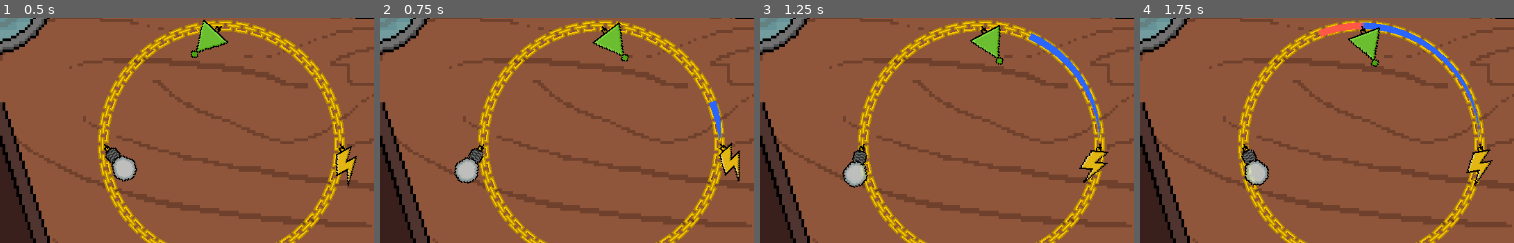
Above: before the commit, frames 1-4 (left to right).
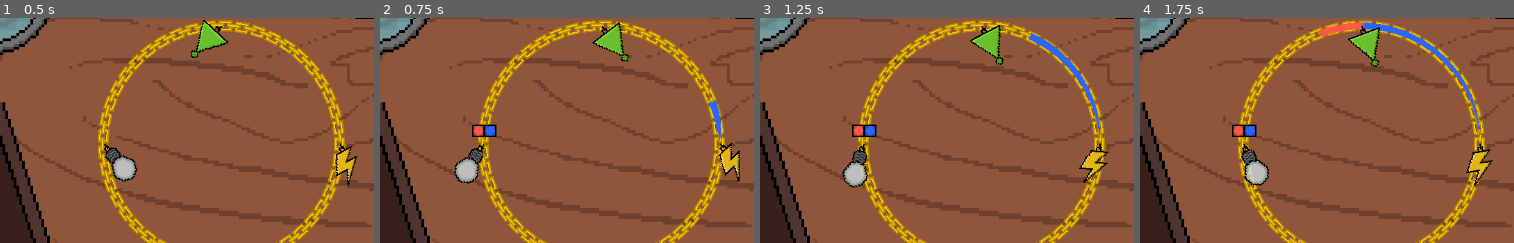
Above: after the commit, the same moments.

Repository: triangle-int/logi-charm
Game: Godot game, scene res://scenes/game.tscn
Same seed, same stepped clock (60 frames per second), same inputs: the game is played once before the commit and once after it.
Inputs (mouse positions are % of the whole screen's width and height, from its top left):
- Up to frame 1 (0.5 s): no input
- Up to frame 2 (0.75 s): tap Enter (ui_accept) at 0.5 s; drag from (69, 55) to (18, 55) at 0.52 s
- Up to frame 3 (1.25 s): no input
- Up to frame 4 (1.75 s): drag from (54, 29) to (18, 55) at 1.27 s
The pictures show only the part of the screen within x 23-73%, y 22-72%; the shares and areas given below are measured in that part.

Frame 1 is identical in both runs. In frame 2, 0.4% of the frame differs, in the area x 24-32%, y 47-53%; in frame 3, 0.4%; in frame 4, 0.4%.

Commit message:
Goals visualization

Diff:
--- a/scenes/components/and_component.tscn
+++ b/scenes/components/and_component.tscn
@@ -33,7 +33,6 @@
 shape = SubResource("CircleShape2D_gd3ng")
 
 [node name="RigidBody2D" type="RigidBody2D" parent="."]
-rotation = 0.785398
 collision_mask = 0
 input_pickable = true
 angular_damp = 5.0
@@ -48,8 +47,8 @@
 
 [node name="MemoryView" type="Node2D" parent="RigidBody2D/Sprite2D" node_paths=PackedStringArray("led_groups")]
 script = ExtResource("3_bljb8")
-high_color = Color(1, 0, 1, 1)
-low_color = Color(0, 1, 1, 1)
+high_color = Color(1, 0.345098, 0.278431, 1)
+low_color = Color(0.168627, 0.396078, 1, 1)
 led_groups = [NodePath("MemoryViewUp"), NodePath("MemoryViewLeft"), NodePath("MemoryViewDown"), NodePath("MemoryViewRight")]
 
 [node name="MemoryViewUp" type="Node2D" parent="RigidBody2D/Sprite2D/MemoryView"]
--- a/scenes/components/end_component.tscn
+++ b/scenes/components/end_component.tscn
@@ -1,7 +1,18 @@
-[gd_scene load_steps=5 format=3 uid="uid://dtmhm8xn55o03"]
+[gd_scene load_steps=10 format=3 uid="uid://dtmhm8xn55o03"]
 
 [ext_resource type="Script" path="res://scripts/components/end_component.gd" id="1_b4f36"]
+[ext_resource type="Texture2D" uid="uid://hwinajmva66f" path="res://sprites/pointer/high_signal.tres" id="2_0y5e2"]
+[ext_resource type="Script" path="res://scripts/ui/end_component_goal_bar.gd" id="2_1dem8"]
 [ext_resource type="Texture2D" uid="uid://dd0yfmfksxq2l" path="res://sprites/gates/end_gate.png" id="2_8kqvv"]
+[ext_resource type="Texture2D" uid="uid://dtqy3fr3sah3g" path="res://sprites/pointer/low_signal.tres" id="4_r1k23"]
+[ext_resource type="PackedScene" uid="uid://dd5i2v65rty7y" path="res://scenes/ui/signal.tscn" id="5_juxyi"]
+
+[sub_resource type="StyleBoxFlat" id="StyleBoxFlat_48dvn"]
+content_margin_left = 2.0
+content_margin_top = 2.0
+content_margin_right = 2.0
+content_margin_bottom = 2.0
+bg_color = Color(0, 0, 0, 1)
 
 [sub_resource type="CircleShape2D" id="CircleShape2D_2uxve"]
 radius = 2.0
@@ -23,6 +34,30 @@
 use_global_coordinates = false
 update_rotation = false
 update_scale = false
+
+[node name="PanelContainer" type="PanelContainer" parent="AnchorRemote"]
+anchors_preset = 7
+anchor_left = 0.5
+anchor_top = 1.0
+anchor_right = 0.5
+anchor_bottom = 1.0
+offset_left = -2.0
+offset_top = -28.0
+offset_right = 2.0
+offset_bottom = -10.0
+grow_horizontal = 2
+grow_vertical = 0
+theme_override_styles/panel = SubResource("StyleBoxFlat_48dvn")
+
+[node name="GoalBar" type="HBoxContainer" parent="AnchorRemote/PanelContainer"]
+layout_mode = 2
+theme_override_constants/separation = 3
+alignment = 1
+script = ExtResource("2_1dem8")
+high_signal = ExtResource("2_0y5e2")
+low_signal = ExtResource("4_r1k23")
+signal_scene = ExtResource("5_juxyi")
+metadata/_edit_group_ = true
 
 [node name="Anchor" type="AnimatableBody2D" parent="."]
 
--- a/scenes/components/or_component.tscn
+++ b/scenes/components/or_component.tscn
@@ -46,8 +46,8 @@
 
 [node name="MemoryView" type="Node2D" parent="RigidBody2D/Sprite2D" node_paths=PackedStringArray("led_groups")]
 script = ExtResource("3_cixry")
-high_color = Color(1, 0, 1, 1)
-low_color = Color(0, 1, 1, 1)
+high_color = Color(1, 0.345098, 0.278431, 1)
+low_color = Color(0.168627, 0.396078, 1, 1)
 led_groups = [NodePath("MemoryViewUp"), NodePath("MemoryViewLeft"), NodePath("MemoryViewDown"), NodePath("MemoryViewRight")]
 
 [node name="MemoryViewUp" type="Node2D" parent="RigidBody2D/Sprite2D/MemoryView"]
--- a/scenes/ui/branch.tscn
+++ /dev/null
@@ -1,89 +0,0 @@
-[gd_scene load_steps=6 format=3 uid="uid://gweyovt8jauq"]
-
-[ext_resource type="Texture2D" uid="uid://cv2dp00rysieg" path="res://sprites/one_line_branch.png" id="1_xswa0"]
-[ext_resource type="Script" path="res://scripts/ui/branch.gd" id="2_h1r0d"]
-[ext_resource type="FontFile" uid="uid://bo0132s40egtx" path="res://fonts/Oswald-Medium.ttf" id="3_etn3a"]
-[ext_resource type="Texture2D" uid="uid://bicsi3j6h1x45" path="res://sprites/one_pixel.png" id="3_lb0y5"]
-
-[sub_resource type="LabelSettings" id="LabelSettings_1xjqs"]
-font = ExtResource("3_etn3a")
-font_size = 18
-
-[node name="Branch" type="TextureButton"]
-offset_right = 256.0
-offset_bottom = 128.0
-pivot_offset = Vector2(256, 128)
-texture_normal = ExtResource("1_xswa0")
-texture_pressed = ExtResource("1_xswa0")
-texture_hover = ExtResource("1_xswa0")
-texture_focused = ExtResource("1_xswa0")
-ignore_texture_size = true
-stretch_mode = 0
-script = ExtResource("2_h1r0d")
-
-[node name="TopLeft" type="Control" parent="."]
-layout_mode = 1
-anchors_preset = 0
-offset_left = 19.0
-offset_top = 30.0
-offset_right = 19.0
-offset_bottom = 30.0
-
-[node name="TopRight" type="Control" parent="."]
-layout_mode = 1
-anchors_preset = 1
-anchor_left = 1.0
-anchor_right = 1.0
-offset_left = -130.0
-offset_top = 19.0
-offset_right = -130.0
-offset_bottom = 19.0
-grow_horizontal = 0
-
-[node name="BottomLeft" type="Control" parent="."]
-layout_mode = 1
-anchors_preset = 2
-anchor_top = 1.0
-anchor_bottom = 1.0
-offset_left = 19.0
-offset_top = -61.0
-offset_right = 19.0
-offset_bottom = -61.0
-grow_vertical = 0
-
-[node name="BottomRight" type="Control" parent="."]
-layout_mode = 1
-anchors_preset = 2
-anchor_top = 1.0
-anchor_bottom = 1.0
-offset_left = 126.0
-offset_top = -61.0
-offset_right = 126.0
-offset_bottom = -61.0
-grow_vertical = 0
-
-[node name="LevelBox" type="VBoxContainer" parent="."]
-layout_mode = 1
-offset_left = 19.0
-offset_top = 30.0
-offset_right = 119.0
-offset_bottom = 61.0
-theme_override_constants/separation = 0
-
-[node name="Level" type="Label" parent="LevelBox"]
-layout_mode = 2
-mouse_filter = 1
-text = "LEVEL 1"
-label_settings = SubResource("LabelSettings_1xjqs")
-
-[node name="Underline" type="TextureProgressBar" parent="LevelBox"]
-custom_minimum_size = Vector2(100, 3)
-layout_mode = 2
-max_value = 1.0
-step = 0.01
-nine_patch_stretch = true
-texture_progress = ExtResource("3_lb0y5")
-
-[connection signal="mouse_entered" from="." to="." method="_on_mouse_entered"]
-[connection signal="mouse_exited" from="." to="." method="_on_mouse_exited"]
-[connection signal="pressed" from="." to="." method="_on_pressed"]
--- /dev/null
+++ b/scenes/ui/signal.tscn
@@ -0,0 +1,9 @@
+[gd_scene load_steps=2 format=3 uid="uid://dd5i2v65rty7y"]
+
+[ext_resource type="Texture2D" uid="uid://hwinajmva66f" path="res://sprites/pointer/high_signal.tres" id="1_38p0t"]
+
+[node name="Signal" type="TextureRect"]
+texture_filter = 1
+texture = ExtResource("1_38p0t")
+expand_mode = 3
+stretch_mode = 5
--- a/scripts/components/end_component.gd
+++ b/scripts/components/end_component.gd
@@ -12,6 +12,7 @@
 @onready var level: Level = $".."
 @onready var sprite_2d = $RigidBody2D/Sprite2D
 @onready var pin_joint_2d = $PinJoint2D
+@onready var goal_bar: GoalBar = $AnchorRemote/PanelContainer/GoalBar
 
 func _ready():
 	sprite_2d.frame = 1
@@ -23,6 +24,7 @@
 			sprite_2d.frame = 1
 			is_activated = false
 			last_index = 0
+			goal_bar.set_sequence(activation_seq)
 	)
 
 func _on_receive(index: int, high: bool):
@@ -32,8 +34,10 @@
 		return
 
 	if activation_seq[last_index] == high:
+		goal_bar.remove_one()
 		last_index += 1
 	else:
+		goal_bar.set_sequence(activation_seq)
 		last_index = 0
 		_detach()
 
--- /dev/null
+++ b/scripts/ui/end_component_goal_bar.gd
@@ -0,0 +1,31 @@
+class_name GoalBar
+extends HBoxContainer
+
+@export var high_signal: Texture2D
+@export var low_signal: Texture2D
+@export var signal_scene: PackedScene
+
+@onready var parent: Control = $".."
+
+func _ready():
+	for child in get_children():
+		remove_child(child)
+
+	parent.modulate.a = 0
+
+func set_sequence(sequence: Array[bool]):
+	for child in get_children():
+		remove_child(child)
+
+	for high in sequence:
+		var signal_instance = signal_scene.instantiate()
+		signal_instance.texture = high_signal if high else low_signal
+		add_child(signal_instance)
+
+	if get_child_count() > 0:
+		parent.modulate.a = 1
+
+func remove_one():
+	remove_child(get_child(0))
+	if get_child_count() <= 0:
+		parent.modulate.a = 0
--- /dev/null
+++ b/sprites/pointer/high_signal.tres
@@ -0,0 +1,7 @@
+[gd_resource type="AtlasTexture" load_steps=2 format=3 uid="uid://hwinajmva66f"]
+
+[ext_resource type="Texture2D" uid="uid://bab81c0xowmob" path="res://sprites/pointer/signals.png" id="1_5jmji"]
+
+[resource]
+atlas = ExtResource("1_5jmji")
+region = Rect2(0, 0, 6, 6)
--- /dev/null
+++ b/sprites/pointer/low_signal.tres
@@ -0,0 +1,7 @@
+[gd_resource type="AtlasTexture" load_steps=2 format=3 uid="uid://dtqy3fr3sah3g"]
+
+[ext_resource type="Texture2D" uid="uid://bab81c0xowmob" path="res://sprites/pointer/signals.png" id="1_ax65k"]
+
+[resource]
+atlas = ExtResource("1_ax65k")
+region = Rect2(6, 0, 6, 6)
Binary file removed: sprites/menu_circle.png
Not shown, removed: sprites/menu_circle.png.import
Binary file removed: sprites/one_line_branch.png
Binary file removed: sprites/pointer/low_pointer.png
Not shown, removed: sprites/pointer/low_pointer.png.import
Binary file added: sprites/pointer/signals.aseprite
Binary file added: sprites/pointer/signals.png
Not shown, changed: sprites/pointer/signals.png.import
Binary file removed: sprites/two_line_branch.png
Not shown, removed: sprites/two_line_branch.png.import
